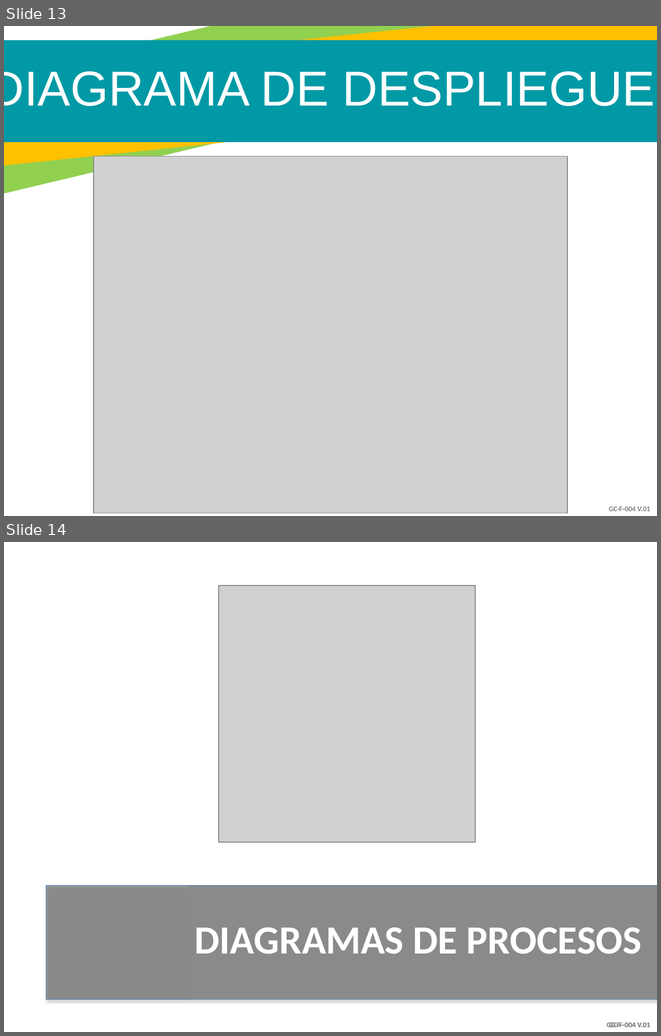
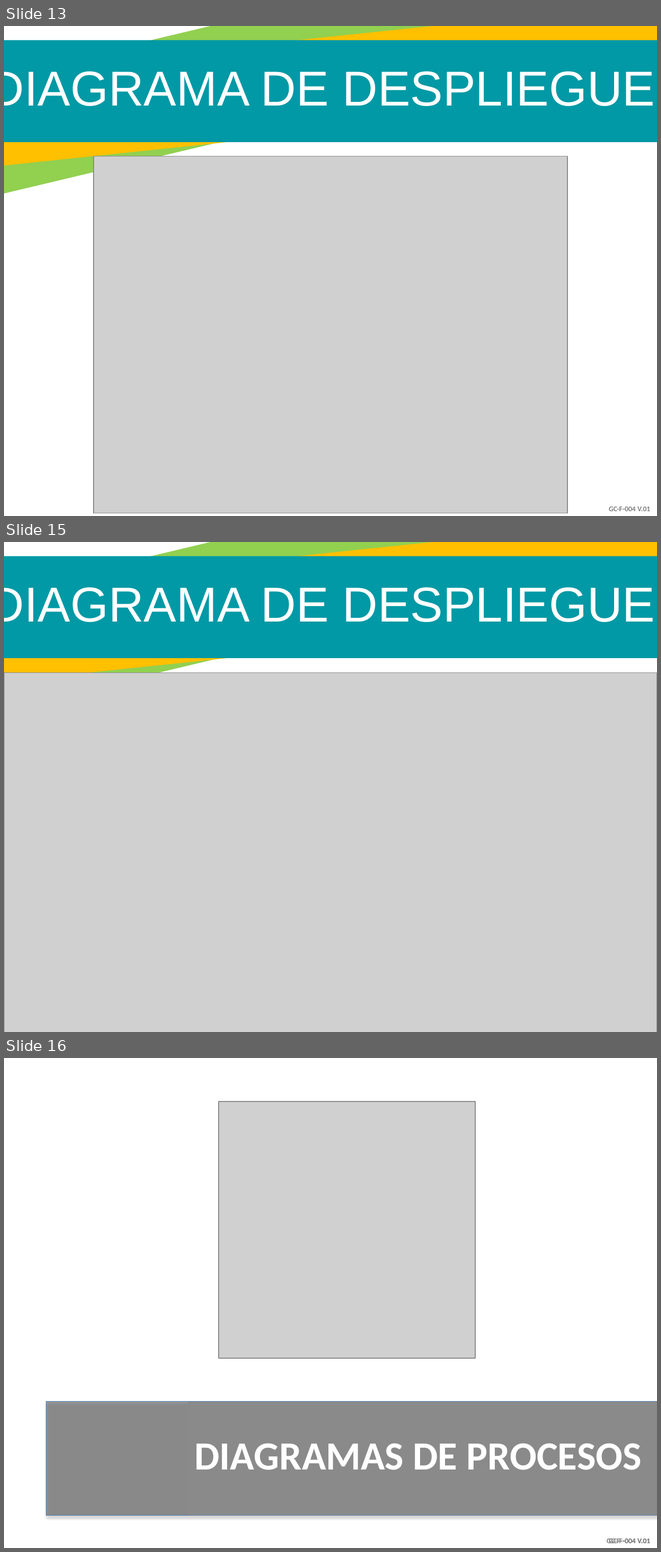
Before and after one commit to Dashell2514/AseoMatic, a slide deck: Documentation/AseoMatic.pptx. Shown one above the other, each under a label of ours: slides 13 and 14 before the commit, slides 13, 15 and 16 after it; the slides between them are not shown. The pictures are 661x1036 and 661x1552 pixels, drawn with LibreOffice and Linux fonts; fonts in the diff are those of the drawing; grey boxes stand for pictures; background and template pictures are left out. Boxes give left, top, right and bottom in pixels: in the first picture for what was removed or moved away, otherwise in the second. Text is boxed around its words. In the diff, an @@ line names an element or a change of style, - is before the commit and + after.

```diff
--- a/Documentation/AseoMatic.pptx
+++ b/Documentation/AseoMatic.pptx
@@ slide 15 added at <box>4,542,657,1032</box>, background #FFFFFF; not listed: 1 template element that a slide beside it also shows @@
@@ rectangle added at <box>4,542,657,721</box>, fill #92D050 @@
@@ rectangle added at <box>4,542,657,688</box>, fill #FFC000 @@
@@ rectangle added at <box>4,556,657,658</box>, fill #0099A5 @@
@@ text added at <box>4,587,655,622</box>, 54 pt, text #FFFFFF @@
+DIAGRAMA DE DESPLIEGUE
@@ picture added at <box>4,672,657,1032</box> @@
@@ what was slide 14 is now slide 16 @@
```
Also in this commit, not shown: 2 other slides added.
